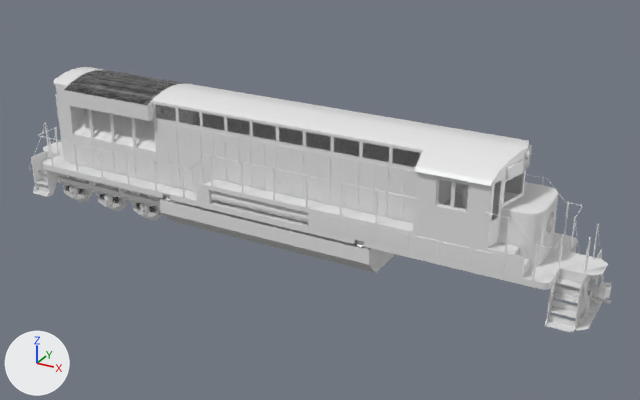
What one commit did to the Blender file 1AE-3500/blend/1AE-3500 (export).blend.
Camera for both pictures: a 50 mm camera at (19.55, -21.75, 12.68) aimed at (7.44, 0.28, 1.67). Lighting does not change. The marker at lower left points along +X, +Y and +Z.

Script lines for the objects in view, before the commit:
```python
mat_material = principled_material('Material')
mat_material.base_color = (0.8, 0.8, 0.8)  # white #e7e7e7
mat_material.roughness = 0.4
me_cube_001 = bpy.data.meshes.new('Cube.001')
me_cube_001.from_pydata(...)  # 130 vertices, 98 faces; spans x 7.32..7.57, y -0.96..0.96, z 3.88..4.36
me_cube_001.polygons.foreach_set('use_smooth', [True] * 98)
me_cube_001.materials.append(mat_material)  # white #e7e7e7
me_cube_052 = bpy.data.meshes.new('Cube.052')
me_cube_052.from_pydata(...)  # 11511 vertices, 8990 faces; spans x -10.1..10.1, y -1.6..1.6, z 0.2..4.5
me_cube_052.polygons.foreach_set('use_smooth', [True] * 8990)
me_cube_052.materials.append(mat_material)  # white #e7e7e7
me_cube_060 = bpy.data.meshes.new('Cube.060')
me_cube_060.from_pydata(...)  # 216 vertices, 90 faces; spans x -7.58..4.9, y -1.24..1.24, z 3.65..4.4
me_cube_060.polygons.foreach_set('use_smooth', [True] * 90)
me_cube_060.materials.append(mat_mesh)  # picture img_wiremesh_png
me_cylinder_005 = bpy.data.meshes.new('Cylinder.005')
me_cylinder_005.from_pydata(...)  # 7992 vertices, 6115 faces; spans x -2.23..2.23, y -0.55..0.91, z -1.19..1.19
me_cylinder_005.polygons.foreach_set('use_smooth', [True] * 6115)
# faces by material slot: [5971, 144]
me_cylinder_005.materials.append(mat_material)  # white #e7e7e7
me_cylinder_005.materials.append(mat_spring)  # picture img_spring_png
ob_body = bpy.data.objects.new('Body', me_cube_052)
ob_body.location = (6.3, 0.0, 0.14)
ob_bodygrating = bpy.data.objects.new('BodyGrating', me_cube_060)
ob_bodygrating.location = (6.3, 0.0, 0.24)
ob_bogie = bpy.data.objects.new('Bogie', me_cylinder_005)
ob_bogie.location = (0.0, 0.0, 0.65)
ob_bogie.rotation_euler = (1.571, 0.0, 6.283)  # degrees (90, 0, 360)
ob_unlitfront = bpy.data.objects.new('UnlitFront', me_cube_001)
ob_unlitfront.location = (6.3, 0.0, 0.14)
```
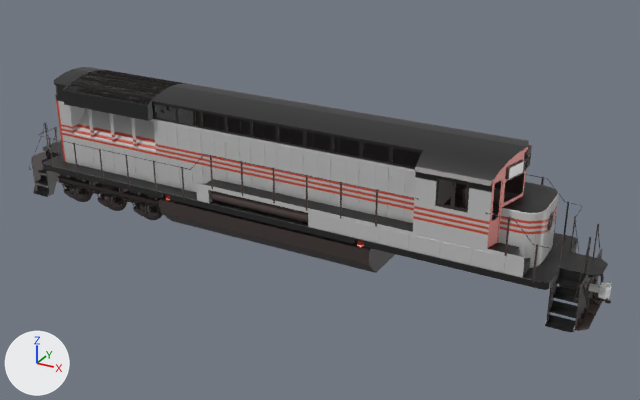
What changed in the scene script:
```text
Add img_bogie_png:
    img_bogie_png = load_image('bogie.png', '../texture/bogie.png', 512, 512, 'sRGB')
Add img_template_png:
    img_template_png = load_image('template.png', '../texture/template.png', 4608, 3072, 'sRGB')
Change mat_material:
    remove mat_material.base_color = (0.8, 0.8, 0.8)  # white #e7e7e7
    add mat_material.texture = img_template_png  # with its transparency
Add mat_bogie:
    mat_bogie = principled_material('Bogie')
    mat_bogie.texture = img_bogie_png
Change me_cylinder_005:
    where me_cylinder_005.from_pydata(...)  # 7992 vertices, 6115 faces; spans x -2.23..2.23, y -0.55..0.91, z -1.19..1.19
    used by ob_bogie; location = (0.0, 0.0, 0.65); rotation_euler = (1.571, 0.0, 6.283), in degrees (90, 0, 360)
    remove me_cylinder_005.materials.append(mat_spring)  # picture img_spring_png
    me_cylinder_005 part 1: all 5971 faces that had it switch from mat_material (white #e7e7e7) to mat_bogie (picture img_bogie_png)
```

Changed parts and their boxes [x1, y1, x2, y2] in the pictures (640 x 400 px):
'Body', surface changed
    both: [29, 67, 611, 332]
'Bogie', surface changed, recoloured (grey to black)
    both: [58, 173, 166, 220]
